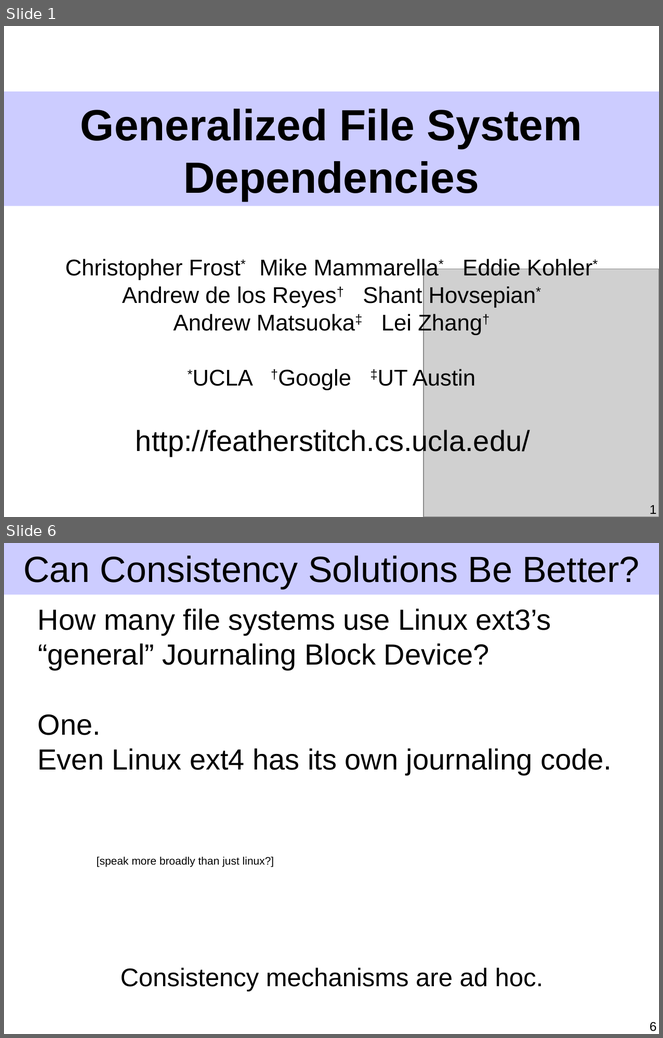
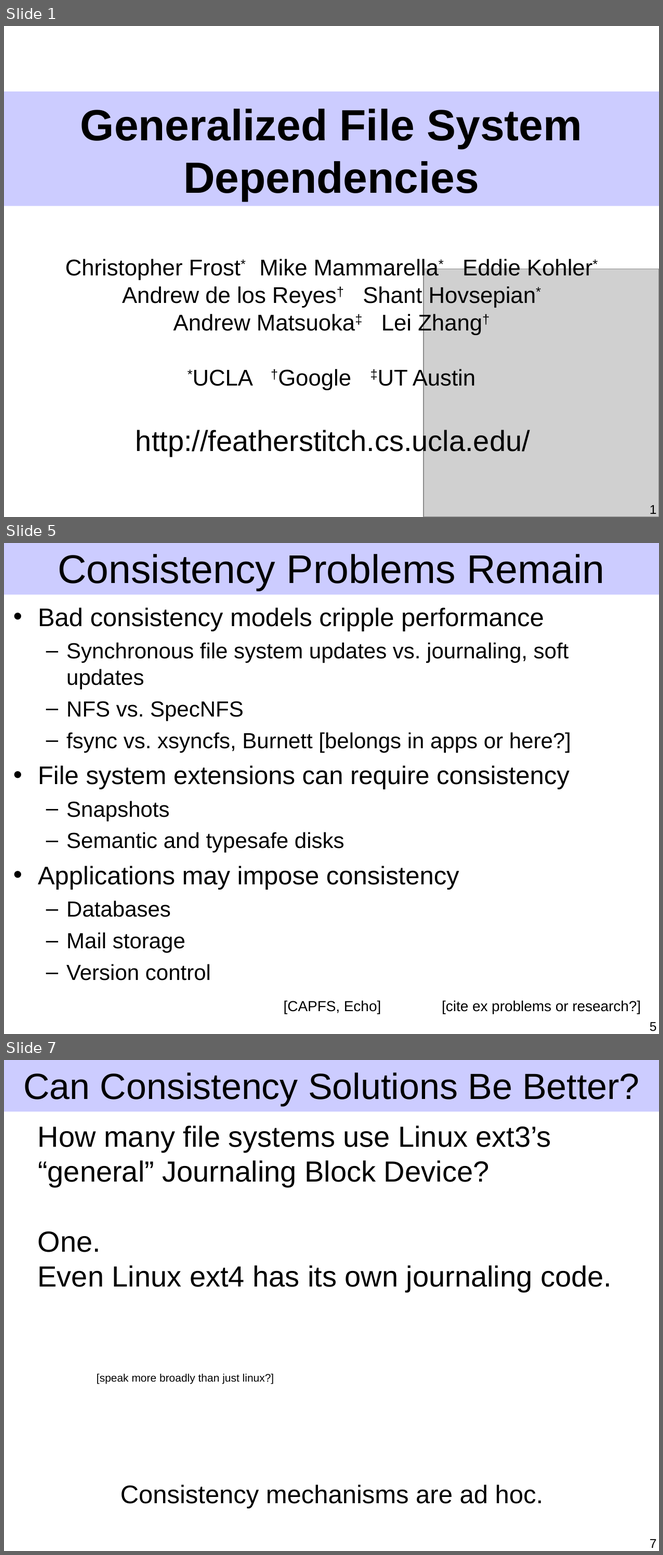
Before and after one commit to ucla-readable/fstitch-doc, a slide deck: sosp/pres.ppt. Shown one above the other, each under a label of ours: slides 1 and 6 before the commit, slides 1, 5 and 7 after it; the slides between them are not shown. The pictures are 663x1038 and 663x1555 pixels, drawn with LibreOffice and Linux fonts; fonts in the diff are those of the drawing; grey boxes stand for pictures. Boxes give left, top, right and bottom in pixels: in the first picture for what was removed or moved away, otherwise in the second. Text is boxed around its words. In the diff, an @@ line names an element or a change of style, - is before the commit and + after.

```diff
--- a/sosp/pres.ppt
+++ b/sosp/pres.ppt
@@ slide 5 added at (x1=4, y1=543, x2=659, y2=1034), background #FFFFFF; not listed: 1 template element that a slide beside it also shows @@
@@ title added at (x1=58, y1=554, x2=605, y2=591), 44 pt, text #000000 @@
+Consistency Problems Remain
@@ text added at (x1=38, y1=607, x2=571, y2=981), 24 pt, text #000000 @@
+• Bad consistency models cripple performance
+  – Synchronous file system updates vs. journaling, soft updates
+  – NFS vs. SpecNFS
+  – fsync vs. xsyncfs, Burnett [belongs in apps or here?]
+• File system extensions can require consistency
+  – Snapshots
+  – Semantic and typesafe disks
+• Applications may impose consistency
+  – Databases
+  – Mail storage
+  – Version control
@@ text added at (x1=284, y1=1001, x2=381, y2=1014), 16 pt, text #000000 @@
+[CAPFS, Echo]
@@ text added at (x1=442, y1=1001, x2=641, y2=1014), 16 pt, text #000000 @@
+[cite ex problems or research?]
@@ page number added at (x1=650, y1=1022, x2=657, y2=1032), 14 pt, text #000000 @@
+5
@@ what was slide 6 is now slide 7 @@
@@ page number at (x1=650, y1=1539, x2=657, y2=1548): text changed @@
-6
+7
```
Also in this commit, not shown: 7 slides changed, 1 other slide added, 1 slide removed.
